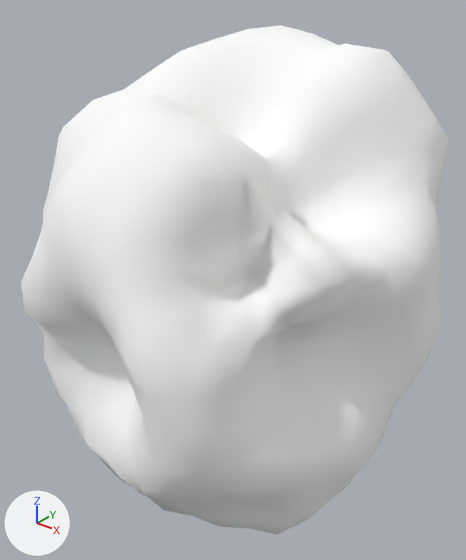
One commit to the glTF model assets/asteroids/asteroid_07.glb: the scene before it, then after it.
Rendered twice from a 50 mm camera at (1.49, -2.01, 1.28) aimed at (-0.11, -0.02, 0.05). The lights are fixed; the arrows at lower left show +X, +Y and +Z. The older version comes first. Vertices at exactly the same position are counted once.

Names of what the first picture shows: 'Asteroid_07'.
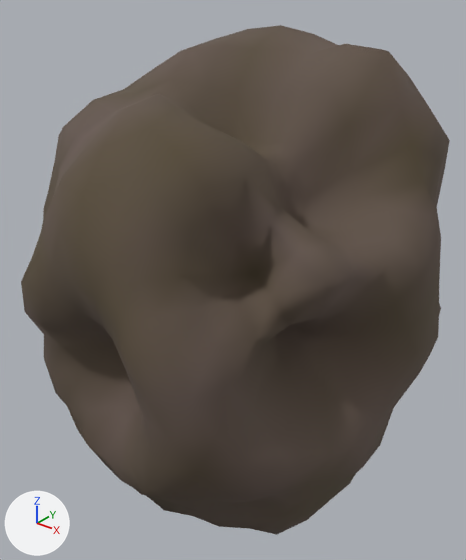
Boxes [x1, y1, x2, y2] around the edits, measured in the pictures (466 x 560 px):
'Asteroid_07', recoloured (darker): [21, 25, 450, 535] in both

Patch to the scene script:
```diff
--- a/assets/asteroids/asteroid_07.glb.py
+++ b/assets/asteroids/asteroid_07.glb.py
@@ mat_asteroidrock_07 @@
 n0 = _N.new('ShaderNodeBsdfPrincipled'); n0.name = 'Principled BSDF'
-n0.inputs[0].default_value = (1.0, 1.0, 1.0, 1.0)  # 'Base Color', white #ffffff
-n0.inputs[1].default_value = 0.0129  # 'Metallic'
-n0.inputs[2].default_value = 0.949  # 'Roughness'
+n0.inputs[1].default_value = 0.0157  # 'Metallic'
+n0.inputs[2].default_value = 0.889  # 'Roughness'
 n1 = _N.new('ShaderNodeOutputMaterial'); n1.name = 'Material Output'
+n2 = _N.new('ShaderNodeVertexColor'); n2.name = 'Color Attribute'
 _L.new(n0.outputs[0], n1.inputs[0])  # 'BSDF' to 'Surface'
+_L.new(n2.outputs[0], n0.inputs[0])  # 'Color' to 'Base Color'
@@ me_icosphere @@
 me_icosphere.from_pydata(...)  # 642 vertices, 1280 faces; spans x -0.89..0.76, y -0.97..0.96, z -1.02..1.08
 # used by ob_asteroid_07; location = (0.0, 0.0, 0.0)
+# me_icosphere part 1: vertex colours changed
 me_icosphere.materials.append(mat_asteroidrock_07)
```
